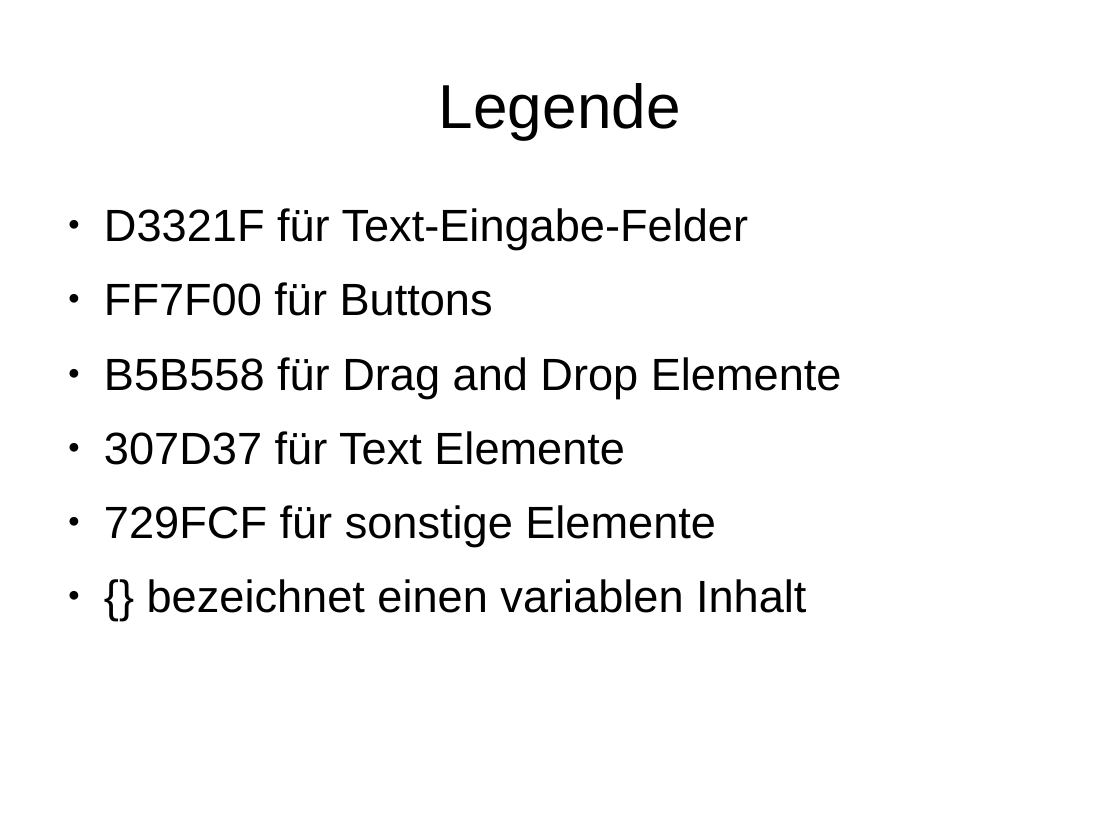
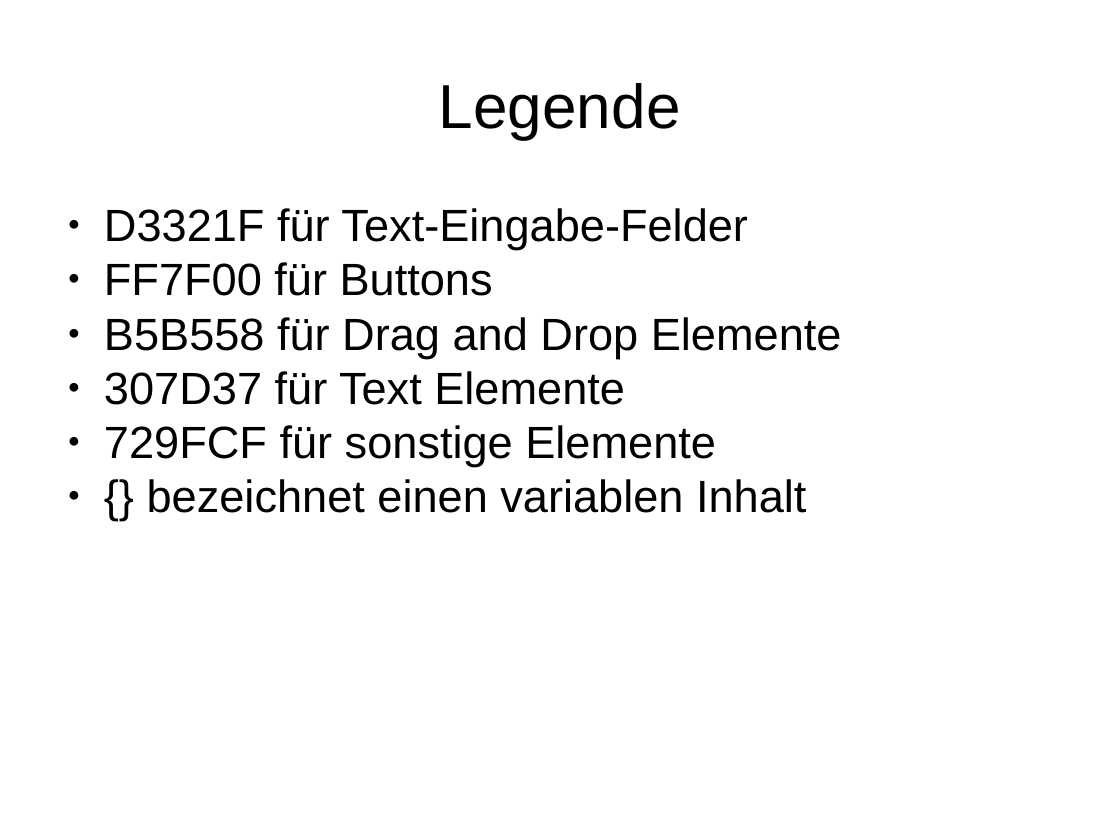
Before and after one commit to BWolfJena/BWolf, a slide deck: slide 1 of Frontend MockUps.pptx. Drawn at 1120x840 pixels with LibreOffice and Linux fonts; fonts in the diff are those of the drawing. Boxes give left, top, right and bottom in pixels: in the first picture for what was removed or moved away, otherwise in the second. Text is boxed around its words. In the diff, an @@ line names an element or a change of style, - is before the commit and + after.

```diff
--- a/Frontend MockUps.pptx
+++ b/Frontend MockUps.pptx
@@ text "D3321F für Text-Eingabe-Felder" at (x1=104, y1=208, x2=842, y2=513): highlight #000000 to none; indent changed; less space between paragraphs @@
```
Also in this commit, not shown: 8 other slides changed, 25 other files.
